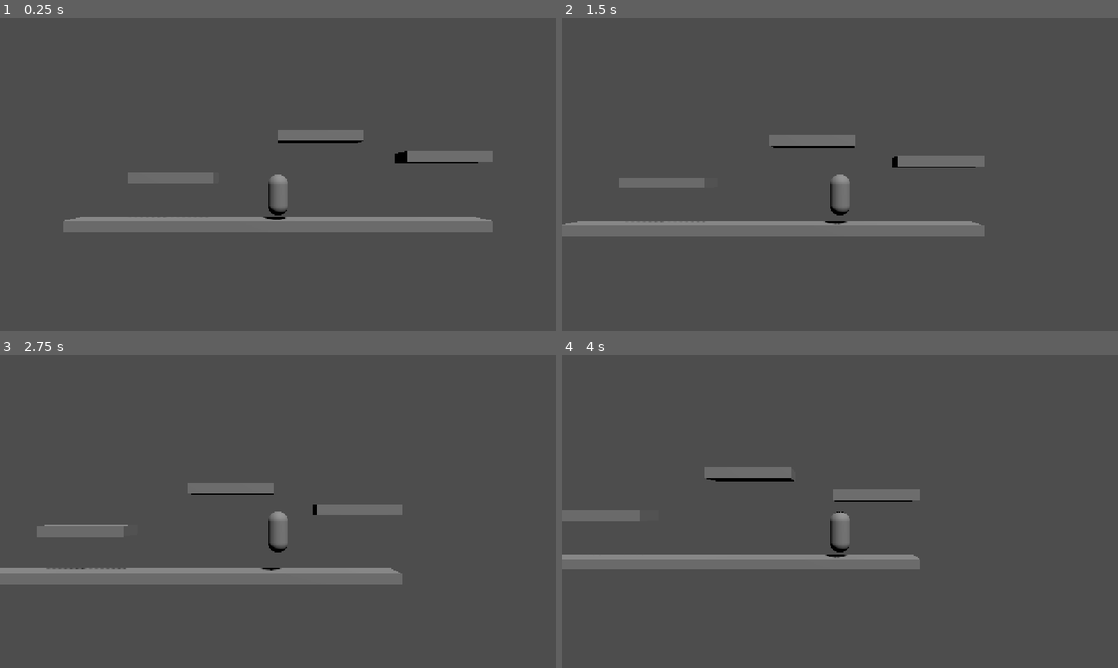
Above: before the commit, frames 1-4 (two rows, left to right).
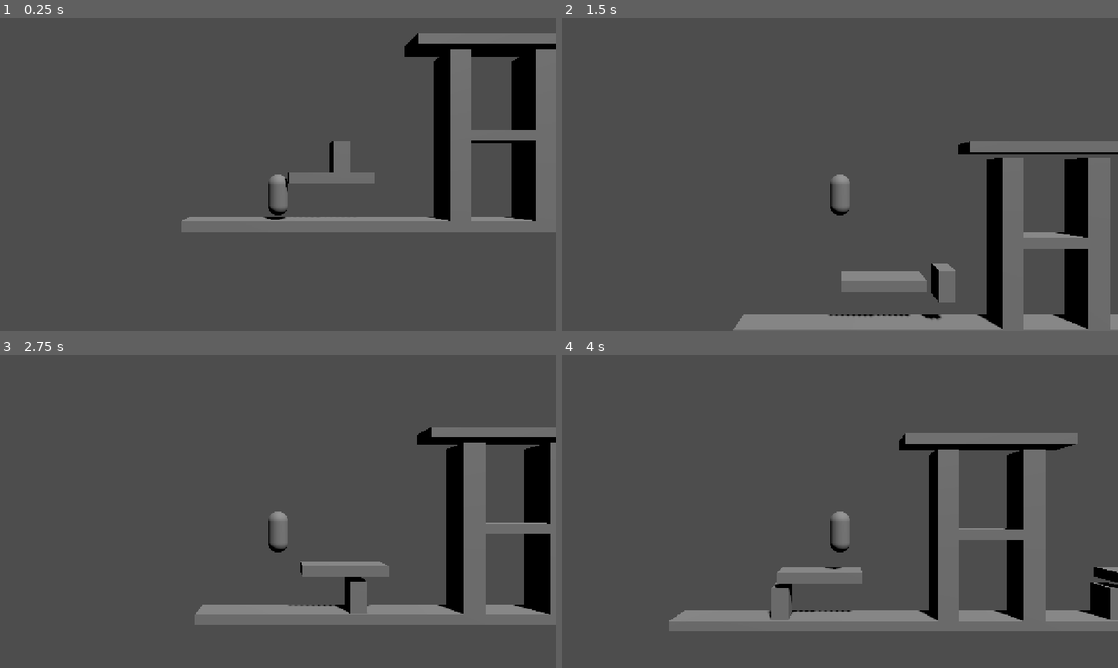
Above: after the commit, the same moments.

Repository: aiwav3/metroidvaniatest
Game: Godot game, scene res://scenes/main.tscn
Two runs of this game, one before a commit and one after it. Both use one fixed random seed, a clock stepped at 60 frames per second and the inputs below.
Inputs:
- Up to frame 1 (0.25 s): no input
- Up to frame 2 (1.5 s): hold D (move_right) 0.53-1.28 s; tap Shift (dash, bound only after the commit) at 0.6 s; tap Space (jump) at 0.77, 0.8, 1.07, 1.35 s; hold A (move_left) from 1.28 s (still down)
- Up to frame 3 (2.75 s): tap Space (jump) at 1.52, 1.82, 2.3 s; tap Shift (dash, bound only after the commit) at 1.55, 2.1 s; release A (move_left) at 2.03 s; hold D (move_right) from 2.03 s (still down)
- Up to frame 4 (4 s): tap Shift (dash, bound only after the commit) at 2.85 s; tap Space (jump) at 3.02, 3.32, 3.6, 3.77 s; release D (move_right) at 3.53 s; hold A (move_left) from 3.53 s (still down)

The runs differ from the first frame. In frame 1, 14% of the frame differs, in the area x 11-100%, y 4-69%; in frame 2, 20%; in frame 3, 18%; in frame 4, 20%, in the area x 0-100%, y 24-89%.

Commit message:
Add dash, wall jump, health system, patrol enemies, and updated test level

Diff:
--- a/project.godot
+++ b/project.godot
@@ -32,6 +32,10 @@
 "deadzone": 0.5,
 "events": [Object(InputEventKey,"resource_local_to_scene":false,"resource_name":"","device":-1,"window_id":0,"alt_press …(799 unchanged characters)…
 }
+dash={
+"deadzone": 0.5,
+"events": [Object(InputEventKey,"resource_local_to_scene":false,"resource_name":"","device":-1,"window_id":0,"alt_pressed":false,"shift_pressed":false,"ctrl_pressed":false,"meta_pressed":false,"pressed":false,"keycode":0,"physical_keycode":4194325,"key_label":0,"unicode":0,"location":0,"echo":false,"script":null), Object(InputEventKey,"resource_local_to_scene":false,"resource_name":"","device":-1,"window_id":0,"alt_pressed":false,"shift_pressed":false,"ctrl_pressed":false,"meta_pressed":false,"pressed":false,"keycode":0,"physical_keycode":88,"key_label":0,"unicode":120,"location":0,"echo":false,"script":null)]
+}
 
 [rendering]
 
--- /dev/null
+++ b/scenes/enemy.tscn
@@ -0,0 +1,26 @@
+[gd_scene load_steps=4 format=3]
+
+[ext_resource type="Script" path="res://scripts/enemy.gd" id="1"]
+
+[sub_resource type="BoxMesh" id="2"]
+size = Vector3(0.8, 1.5, 0.8)
+
+[sub_resource type="BoxShape3D" id="3"]
+size = Vector3(0.8, 1.5, 0.8)
+
+[sub_resource type="BoxShape3D" id="4"]
+size = Vector3(1.0, 1.7, 1.0)
+
+[node name="Enemy" type="CharacterBody3D"]
+script = ExtResource("1")
+
+[node name="MeshInstance3D" type="MeshInstance3D" parent="."]
+mesh = SubResource("2")
+
+[node name="CollisionShape3D" type="CollisionShape3D" parent="."]
+shape = SubResource("3")
+
+[node name="HurtBox" type="Area3D" parent="."]
+
+[node name="CollisionShape3D" type="CollisionShape3D" parent="HurtBox"]
+shape = SubResource("4")
--- a/scenes/main.tscn
+++ b/scenes/main.tscn
@@ -1,18 +1,31 @@
-[gd_scene load_steps=5 format=3]
+[gd_scene load_steps=10 format=3]
 
 [ext_resource type="PackedScene" path="res://scenes/player.tscn" id="1"]
+[ext_resource type="PackedScene" path="res://scenes/enemy.tscn" id="2"]
 
-[sub_resource type="BoxMesh" id="2"]
-size = Vector3(20, 0.5, 1)
+[sub_resource type="BoxMesh" id="3"]
+size = Vector3(30, 0.5, 1)
 
-[sub_resource type="BoxShape3D" id="3"]
-size = Vector3(20, 0.5, 1)
+[sub_resource type="BoxShape3D" id="4"]
+size = Vector3(30, 0.5, 1)
 
-[sub_resource type="BoxMesh" id="4"]
+[sub_resource type="BoxMesh" id="5"]
 size = Vector3(4, 0.5, 1)
 
-[sub_resource type="BoxShape3D" id="5"]
+[sub_resource type="BoxShape3D" id="6"]
 size = Vector3(4, 0.5, 1)
+
+[sub_resource type="BoxMesh" id="7"]
+size = Vector3(1, 8, 1)
+
+[sub_resource type="BoxShape3D" id="8"]
+size = Vector3(1, 8, 1)
+
+[sub_resource type="BoxMesh" id="9"]
+size = Vector3(8, 0.5, 1)
+
+[sub_resource type="BoxShape3D" id="10"]
+size = Vector3(8, 0.5, 1)
 
 [node name="Main" type="Node3D"]
 
@@ -24,37 +37,70 @@
 position = Vector3(0, -0.25, 0)
 
 [node name="MeshInstance3D" type="MeshInstance3D" parent="Floor"]
-mesh = SubResource("2")
+mesh = SubResource("3")
 
 [node name="CollisionShape3D" type="CollisionShape3D" parent="Floor"]
-shape = SubResource("3")
+shape = SubResource("4")
 
 [node name="Platform1" type="StaticBody3D" parent="."]
-position = Vector3(-5, 2, 0)
+position = Vector3(-8, 2.0, 0)
 
 [node name="MeshInstance3D" type="MeshInstance3D" parent="Platform1"]
-mesh = SubResource("4")
+mesh = SubResource("5")
 
 [node name="CollisionShape3D" type="CollisionShape3D" parent="Platform1"]
-shape = SubResource("5")
+shape = SubResource("6")
 
 [node name="Platform2" type="StaticBody3D" parent="."]
+position = Vector3(0, 4.0, 0)
+
+[node name="MeshInstance3D" type="MeshInstance3D" parent="Platform2"]
+mesh = SubResource("5")
+
+[node name="CollisionShape3D" type="CollisionShape3D" parent="Platform2"]
+shape = SubResource("6")
+
+[node name="Platform3" type="StaticBody3D" parent="."]
+position = Vector3(8, 2.0, 0)
+
+[node name="MeshInstance3D" type="MeshInstance3D" parent="Platform3"]
+mesh = SubResource("5")
+
+[node name="CollisionShape3D" type="CollisionShape3D" parent="Platform3"]
+shape = SubResource("6")
+
+[node name="LeftPillar" type="StaticBody3D" parent="."]
+position = Vector3(-2, 4, 0)
+
+[node name="MeshInstance3D" type="MeshInstance3D" parent="LeftPillar"]
+mesh = SubResource("7")
+
+[node name="CollisionShape3D" type="CollisionShape3D" parent="LeftPillar"]
+shape = SubResource("8")
+
+[node name="RightPillar" type="StaticBody3D" parent="."]
 position = Vector3(2, 4, 0)
 
-[node name="MeshInstance3D" type="MeshInstance3D" parent="Platform2"]
-mesh = SubResource("4")
+[node name="MeshInstance3D" type="MeshInstance3D" parent="RightPillar"]
+mesh = SubResource("7")
 
-[node name="CollisionShape3D" type="CollisionShape3D" parent="Platform2"]
-shape = SubResource("5")
+[node name="CollisionShape3D" type="CollisionShape3D" parent="RightPillar"]
+shape = SubResource("8")
 
-[node name="Platform3" type="StaticBody3D" parent="."]
-position = Vector3(8, 3, 0)
+[node name="HighPlatform" type="StaticBody3D" parent="."]
+position = Vector3(0, 8.5, 0)
 
-[node name="MeshInstance3D" type="MeshInstance3D" parent="Platform3"]
-mesh = SubResource("4")
+[node name="MeshInstance3D" type="MeshInstance3D" parent="HighPlatform"]
+mesh = SubResource("9")
 
-[node name="CollisionShape3D" type="CollisionShape3D" parent="Platform3"]
-shape = SubResource("5")
+[node name="CollisionShape3D" type="CollisionShape3D" parent="HighPlatform"]
+shape = SubResource("10")
 
 [node name="Player" parent="." instance=ExtResource("1")]
-position = Vector3(0, 2, 0)
+position = Vector3(-10, 2, 0)
+
+[node name="Enemy1" parent="." instance=ExtResource("2")]
+position = Vector3(-8, 3.5, 0)
+
+[node name="Enemy2" parent="." instance=ExtResource("2")]
+position = Vector3(8, 3.5, 0)
--- /dev/null
+++ b/scripts/enemy.gd
@@ -0,0 +1,46 @@
+extends CharacterBody3D
+
+const SPEED = 2.0
+const GRAVITY = 25.0
+const PATROL_RANGE = 3.0
+const CONTACT_DAMAGE = 10
+
+var patrol_origin: Vector3
+var patrol_direction: float = 1.0
+var health: int = 30
+
+signal died()
+
+
+func _ready() -> void:
+	add_to_group("enemy")
+	patrol_origin = global_position
+	$HurtBox.body_entered.connect(_on_body_entered)
+
+
+func take_damage(amount: int) -> void:
+	health -= amount
+	if health <= 0:
+		died.emit()
+		queue_free()
+
+
+func _on_body_entered(body: Node3D) -> void:
+	if body.is_in_group("player"):
+		body.take_damage(CONTACT_DAMAGE)
+
+
+func _physics_process(delta: float) -> void:
+	if not is_on_floor():
+		velocity.y -= GRAVITY * delta
+
+	velocity.x = patrol_direction * SPEED
+	velocity.z = 0.0
+
+	# Reverse at patrol range edges
+	if global_position.x <= patrol_origin.x - PATROL_RANGE:
+		patrol_direction = 1.0
+	elif global_position.x >= patrol_origin.x + PATROL_RANGE:
+		patrol_direction = -1.0
+
+	move_and_slide()
--- a/scripts/player.gd
+++ b/scripts/player.gd
@@ -1,5 +1,6 @@
 extends CharacterBody3D
 
+# Movement
 const SPEED = 6.0
 const JUMP_VELOCITY = 12.0
 const GRAVITY = 25.0
@@ -7,44 +8,145 @@
 const JUMP_BUFFER_TIME = 0.1
 const AIR_JUMPS = 1
 
+# Dash
+const DASH_SPEED = 18.0
+const DASH_DURATION = 0.15
+const DASH_COOLDOWN = 0.6
+
+# Wall jump
+const WALL_SLIDE_MAX_SPEED = 3.0
+const WALL_JUMP_VELOCITY_X = 9.0
+const WALL_JUMP_VELOCITY_Y = 14.0
+const WALL_JUMP_LOCK_TIME = 0.2
+
+# Health
+const MAX_HEALTH = 100
+const INVINCIBILITY_TIME = 0.5
+
 var coyote_timer: float = 0.0
 var jump_buffer_timer: float = 0.0
 var air_jumps_remaining: int = AIR_JUMPS
+var dash_timer: float = 0.0
+var dash_cooldown_timer: float = 0.0
+var is_dashing: bool = false
+var wall_jump_timer: float = 0.0
+var is_wall_sliding: bool = false
+var facing_direction: float = 1.0
+var health: int = MAX_HEALTH
+var invincibility_timer: float = 0.0
+
+signal health_changed(new_health: int)
+signal died()
+
+
+func _ready() -> void:
+	add_to_group("player")
+
+
+func take_damage(amount: int) -> void:
+	if invincibility_timer > 0.0:
+		return
+	health = max(0, health - amount)
+	invincibility_timer = INVINCIBILITY_TIME
+	health_changed.emit(health)
+	if health == 0:
+		_die()
+
+
+func _check_dash_hits() -> void:
+	for i in get_slide_collision_count():
+		var collider = get_slide_collision(i).get_collider()
+		if collider and collider.is_in_group("enemy"):
+			collider.take_damage(collider.health * 0.5)
+
+
+func _die() -> void:
+	died.emit()
+	position = Vector3(0, 2, 0)
+	velocity = Vector3.ZERO
+	health = MAX_HEALTH
+	health_changed.emit(health)
 
 
 func _physics_process(delta: float) -> void:
-	# Apply gravity
-	if not is_on_floor():
-		velocity.y -= GRAVITY * delta
+	# Tick timers
+	dash_cooldown_timer = max(0.0, dash_cooldown_timer - delta)
+	jump_buffer_timer = max(0.0, jump_buffer_timer - delta)
+	wall_jump_timer = max(0.0, wall_jump_timer - delta)
+	invincibility_timer = max(0.0, invincibility_timer - delta)
 
-	# Coyote time — allows jumping shortly after walking off a ledge
+	# Track facing direction for dash
+	var move_input = Input.get_axis("move_left", "move_right")
+	if move_input != 0.0:
+		facing_direction = sign(move_input)
+
+	# --- Dash ---
+	if Input.is_action_just_pressed("dash") and dash_cooldown_timer <= 0.0 and not is_dashing:
+		is_dashing = true
+		dash_timer = DASH_DURATION
+		dash_cooldown_timer = DASH_COOLDOWN
+		velocity.y = 0.0
+
+	if is_dashing:
+		dash_timer -= delta
+		velocity.x = facing_direction * DASH_SPEED
+		velocity.y = 0.0
+		velocity.z = 0.0
+		if dash_timer <= 0.0:
+			is_dashing = false
+		move_and_slide()
+		_check_dash_hits()
+		return
+
+	# --- Floor state ---
 	if is_on_floor():
 		coyote_timer = COYOTE_TIME
 		air_jumps_remaining = AIR_JUMPS
 	else:
-		coyote_timer -= delta
+		coyote_timer = max(0.0, coyote_timer - delta)
 
-	# Jump buffer — allows pressing jump slightly before landing
+	# --- Wall slide ---
+	is_wall_sliding = false
+	if is_on_wall() and not is_on_floor() and velocity.y < 0.0:
+		var wall_normal = get_wall_normal()
+		var pressing_into_wall = (wall_normal.x > 0.0 and move_input < 0.0) or (wall_normal.x < 0.0 and move_input > 0.0)
+		if pressing_into_wall:
+			is_wall_sliding = true
+
+	# --- Gravity ---
+	if not is_on_floor():
+		if is_wall_sliding:
+			velocity.y = max(velocity.y - GRAVITY * delta, -WALL_SLIDE_MAX_SPEED)
+		else:
+			velocity.y -= GRAVITY * delta
+
+	# --- Jump buffer ---
 	if Input.is_action_just_pressed("jump"):
 		jump_buffer_timer = JUMP_BUFFER_TIME
-	else:
-		jump_buffer_timer -= delta
 
-	# Ground jump (includes coyote time)
-	if jump_buffer_timer > 0.0 and coyote_timer > 0.0:
+	# --- Wall jump (takes priority) ---
+	if Input.is_action_just_pressed("jump") and is_wall_sliding:
+		var wall_normal = get_wall_normal()
+		velocity.x = wall_normal.x * WALL_JUMP_VELOCITY_X
+		velocity.y = WALL_JUMP_VELOCITY_Y
+		wall_jump_timer = WALL_JUMP_LOCK_TIME
+		air_jumps_remaining = AIR_JUMPS
+		jump_buffer_timer = 0.0
+		coyote_timer = 0.0
+	# --- Ground / coyote jump ---
+	elif jump_buffer_timer > 0.0 and coyote_timer > 0.0:
 		velocity.y = JUMP_VELOCITY
 		coyote_timer = 0.0
 		jump_buffer_timer = 0.0
-	# Air jump
+	# --- Air jump ---
 	elif Input.is_action_just_pressed("jump") and air_jumps_remaining > 0:
 		velocity.y = JUMP_VELOCITY
 		air_jumps_remaining -= 1
 
-	# Horizontal movement
-	var direction = Input.get_axis("move_left", "move_right")
-	velocity.x = direction * SPEED
+	# --- Horizontal movement ---
+	# Locked briefly after wall jump to preserve launch momentum
+	if wall_jump_timer <= 0.0:
+		velocity.x = move_input * SPEED
 
-	# Lock Z axis — keeps movement strictly 2D
 	velocity.z = 0.0
-
 	move_and_slide()
